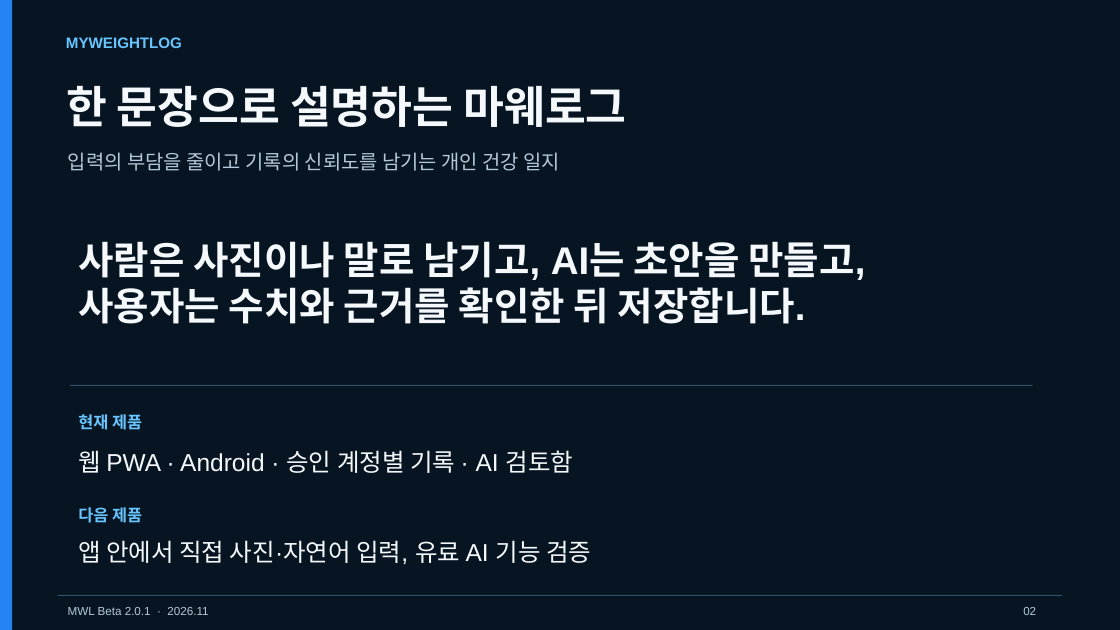
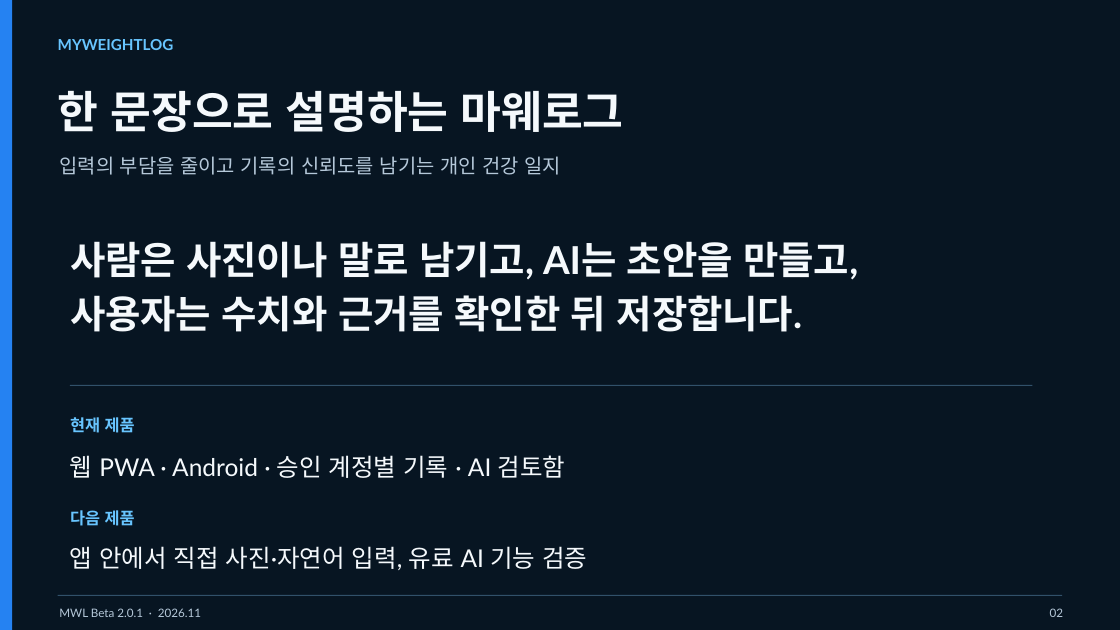
Before and after one commit to studiohooje/MyWeightLog, a slide deck: slide 2 of MWL_Beta_2_0_Business_Plan.pptx. Drawn at 1120x630 pixels with LibreOffice and Linux fonts; fonts in the diff are those of the drawing. Boxes give left, top, right and bottom in pixels: in the first picture for what was removed or moved away, otherwise in the second. Text is boxed around its words. In the diff, an @@ line names an element or a change of style, - is before the commit and + after.

Commit message:
Refine business plan typography with embedded SUIT font

```diff
--- a/MWL_Beta_2_0_Business_Plan.pptx
+++ b/MWL_Beta_2_0_Business_Plan.pptx
@@ text "한 문장으로 설명하는 마웨로그" at [58, 91, 624, 132]: font Arial to Lato, letter spacing 0 to -0.1 pt; line spacing 1 to 1.18 @@
@@ text "사람은 사진이나 말로 남기고, AI는 ..." at [70, 241, 858, 332]: font Arial to Lato, letter spacing 0 to -0.1 pt; line spacing 1 to 1.18 @@
@@ text "웹 PWA · Android · ..." at [70, 455, 566, 478]: font Arial to Lato; line spacing 1 to 1.36 @@
@@ font Arial to Lato; line spacing 1 to 1.28 in 5 elements at [58, 39, 174, 50], [59, 156, 561, 175], [59, 608, 201, 617], [70, 417, 135, 433], [70, 510, 135, 526] @@
@@ text "앱 안에서 직접 사진·자연어 입력, ..." at [70, 546, 587, 570]: font Arial to Lato; line spacing 1 to 1.36 @@
@@ text "02" at [1050, 608, 1063, 617]: font Arial to Lato; alignment left to right; line spacing 1 to 1.28 @@
```
Also in this commit, not shown: 16 other slides changed.
